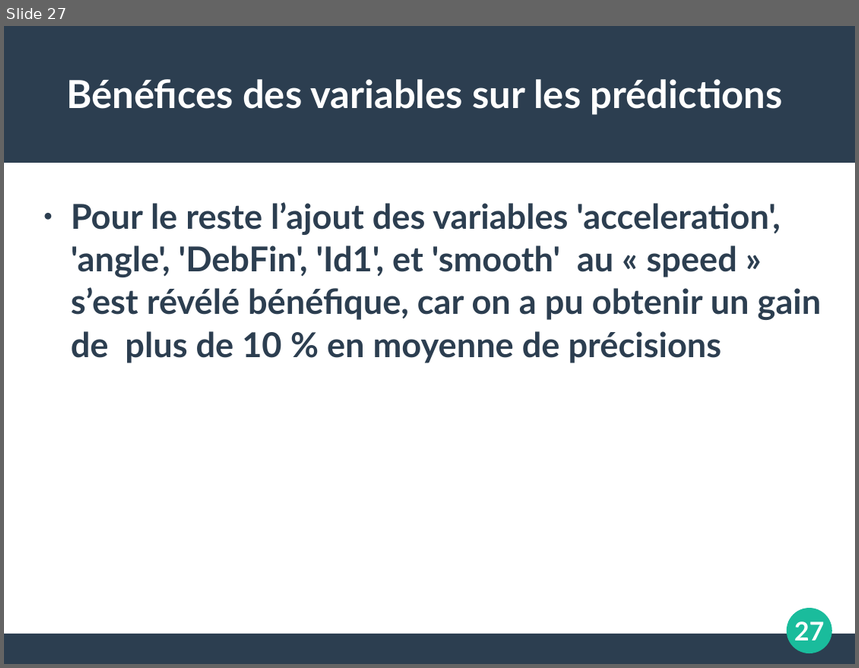
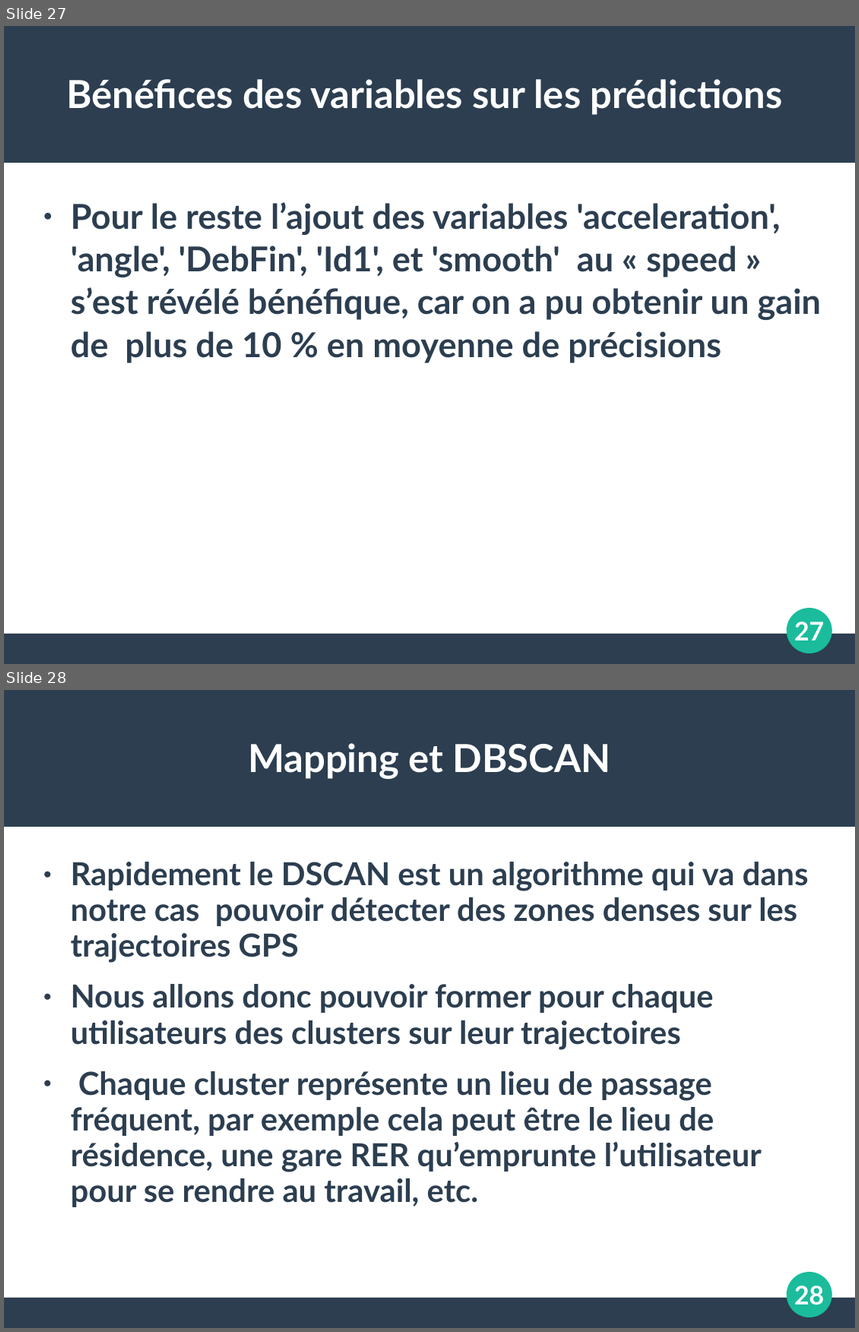
Before and after one commit to koper921/ProjetGps, a slide deck: Slide TER.ppt. Shown one above the other, each under a label of ours: slide 27 before the commit, slides 27 and 28 after it. The pictures are 859x668 and 859x1332 pixels, drawn with LibreOffice and Linux fonts; fonts in the diff are those of the drawing. Boxes give left, top, right and bottom in pixels: in the first picture for what was removed or moved away, otherwise in the second. Text is boxed around its words. In the diff, an @@ line names an element or a change of style, - is before the commit and + after.

```diff
--- a/Slide TER.ppt
+++ b/Slide TER.ppt
@@ slide 28 added at (4, 690, 855, 1328), background #FFFFFF; not listed: 3 template elements that a slide beside it also shows @@
@@ title added at (248, 743, 611, 779), 36 pt, text #FFFFFF, bold @@
+Mapping et DBSCAN
@@ text added at (71, 862, 809, 1208), 29.6 pt, text #2C3E50, bold @@
+● Rapidement le DSCAN est un algorithme qui va dans notre cas pouvoir détecter des zones denses sur les trajectoires GPS
+● Nous allons donc pouvoir former pour chaque utilisateurs des clusters sur leur trajectoires
+● Chaque cluster représente un lieu de passage fréquent, par exemple cela peut être le lieu de résidence, une gare RER qu’emprunte l’utilisateur pour se rendre au travail, etc.
@@ page number added at (794, 1286, 824, 1306), 24 pt, text #FFFFFF, bold @@
+28
```
Also in this commit, not shown: 2 other slides added, 3 other files.
